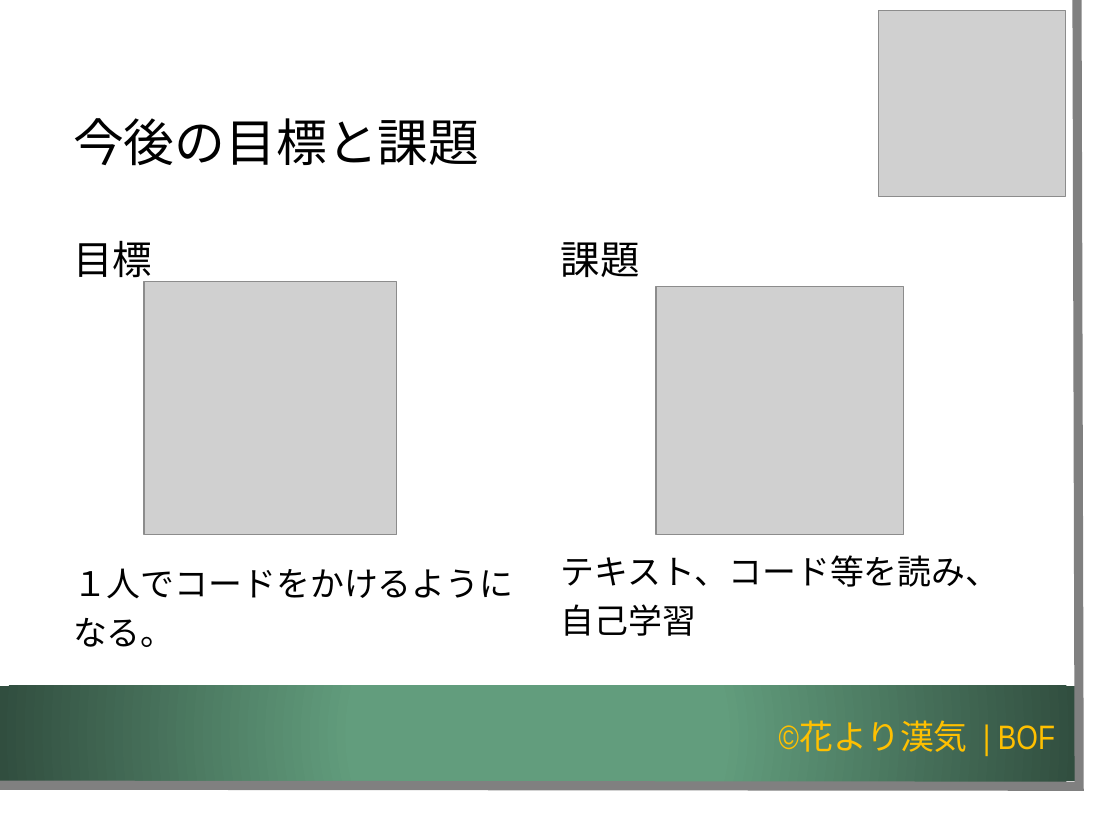
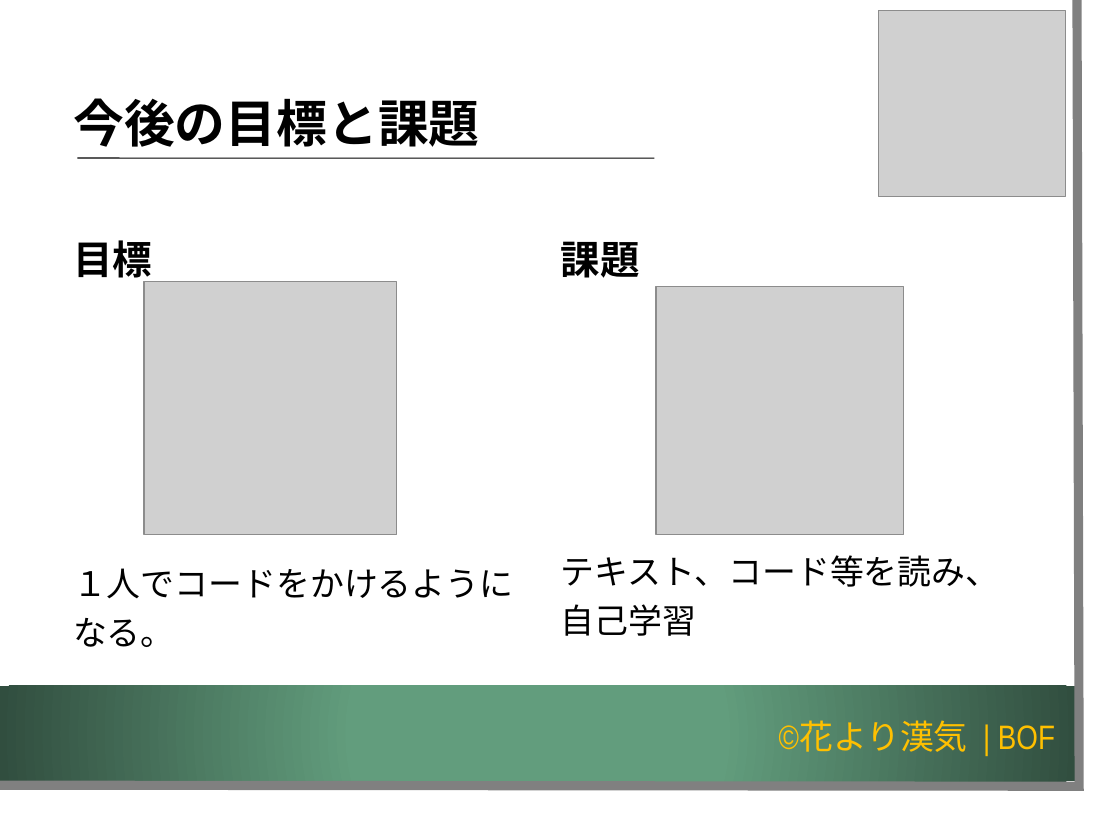
Before and after one commit to K-MIGTA/hanayoriRepo, a slide deck: slide 20 of 成果報告会_発表用スライド_チーム開発演習編集版_1.2.pptx. Drawn at 1120x840 pixels with LibreOffice and Linux fonts; fonts in the diff are those of the drawing; grey boxes stand for pictures; background and template pictures are left out. Boxes give left, top, right and bottom in pixels: in the first picture for what was removed or moved away, otherwise in the second. Text is boxed around its words. In the diff, an @@ line names an element or a change of style, - is before the commit and + after.

```diff
--- a/成果報告会_発表用スライド_チーム開発演習編集版_1.2.pptx
+++ b/成果報告会_発表用スライド_チーム開発演習編集版_1.2.pptx
@@ title "今後の目標と課題" moved from (x1=73, y1=118, x2=479, y2=166) to (x1=73, y1=98, x2=479, y2=147) @@
@@ title "今後の目標と課題" at (x1=73, y1=98, x2=479, y2=147): bold on @@
@@ line added from (78, 159) to (655, 159), #000000 0.74 pt @@
@@ text at (x1=73, y1=240, x2=152, y2=284): bold on in "目標" @@
@@ text at (x1=561, y1=241, x2=640, y2=278): bold on in "課題" @@
```
Also in this commit, not shown: 29 other slides changed, 2 slides removed.
